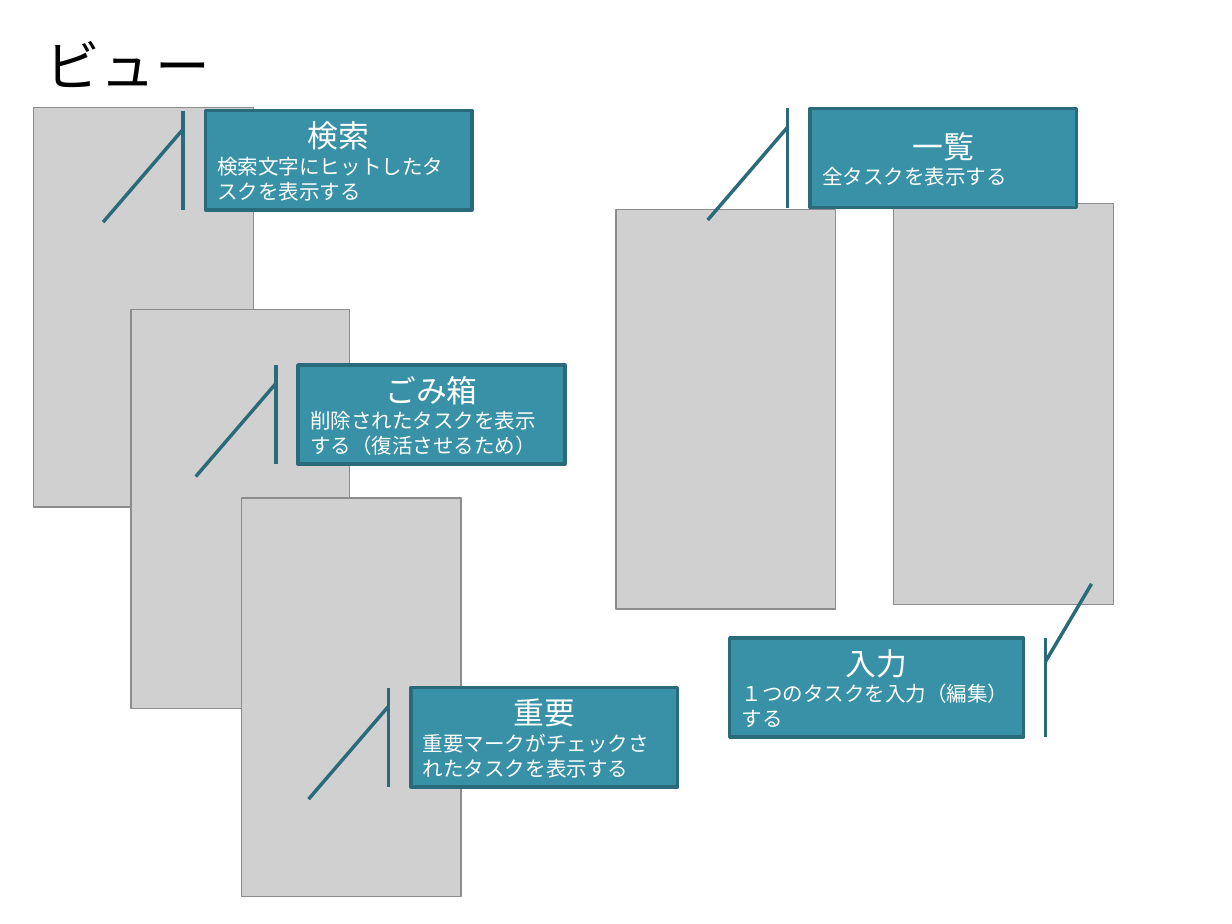
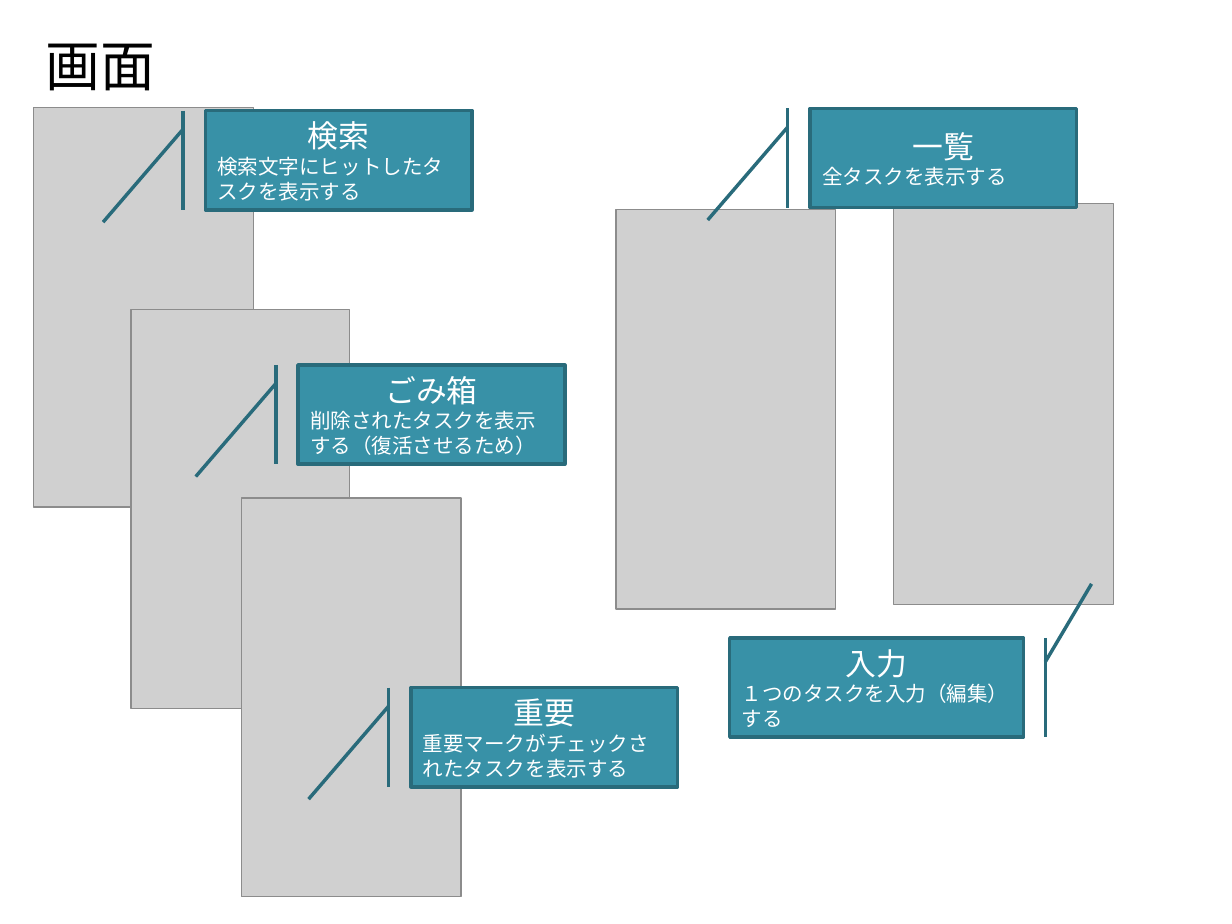
Before and after one commit to furuya02/ToDoApp, a slide deck: slide 17 of doc/ToDoApp.pptx (slide 18 before the commit). Drawn at 1232x924 pixels with LibreOffice and Linux fonts; fonts in the diff are those of the drawing; grey boxes stand for pictures. Boxes give left, top, right and bottom in pixels: in the first picture for what was removed or moved away, otherwise in the second. Text is boxed around its words. In the diff, an @@ line names an element or a change of style, - is before the commit and + after.

```diff
--- a/doc/ToDoApp.pptx
+++ b/doc/ToDoApp.pptx
@@ text at (46, 43, 156, 91): text changed @@
-ビュー
+画面
```
Also in this commit, not shown: 16 other slides changed, 3 slides added, 4 slides removed, 4 other files.
